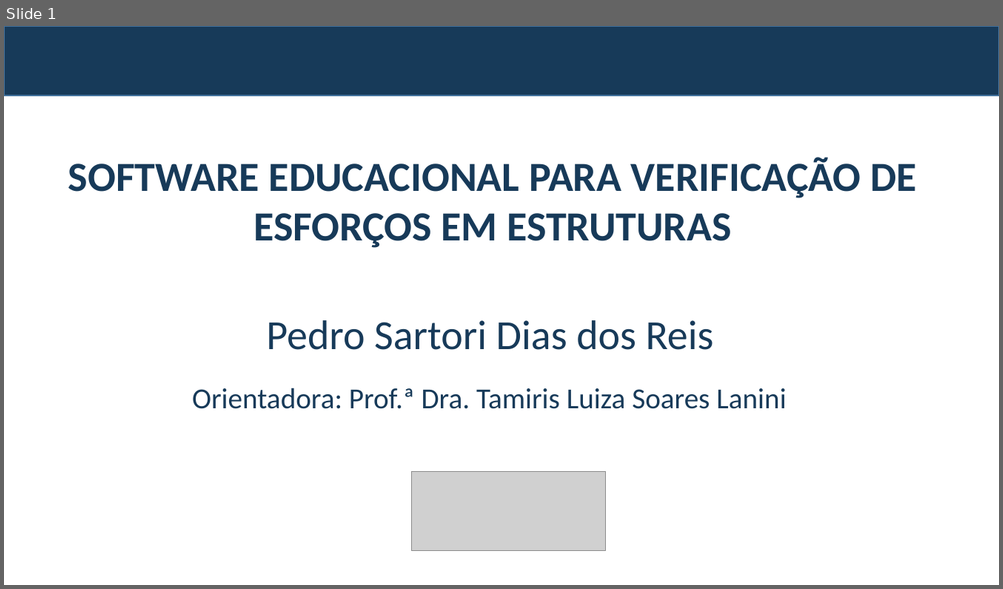
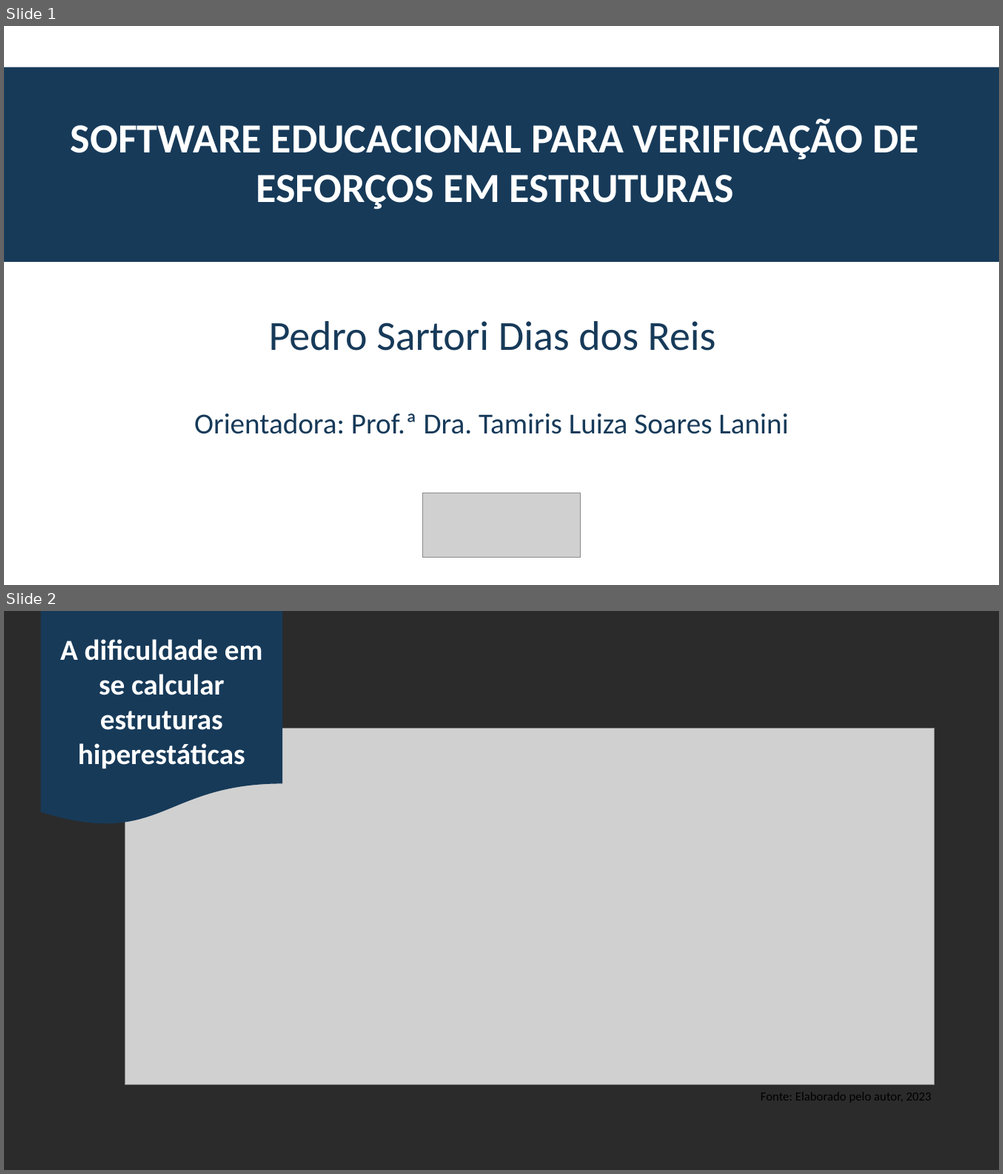
Before and after one commit to pedrosdr/TCC_Engenharia_Civil, a slide deck: apresentacao_tcc.pptx. Shown one above the other, each under a label of ours: slide 1 before the commit, slides 1 and 2 after it. The pictures are 1003x589 and 1003x1174 pixels, drawn with LibreOffice and Linux fonts; fonts in the diff are those of the drawing; grey boxes stand for pictures; background and template pictures are left out; a plain dark background stands for a picture behind light text. Boxes give left, top, right and bottom in pixels: in the first picture for what was removed or moved away, otherwise in the second. Text is boxed around its words. In the diff, an @@ line names an element or a change of style, - is before the commit and + after.

```diff
--- a/apresentacao_tcc.pptx
+++ b/apresentacao_tcc.pptx
@@ slide 2 added at (x1=4, y1=611, x2=999, y2=1170), background picture (left out) @@
@@ flow chart document added at (x1=40, y1=611, x2=282, y2=826), fill #173A59 @@
@@ text added at (x1=60, y1=639, x2=263, y2=769), 28 pt, text #FFFFFF, bold @@
+A dificuldade em se calcular estruturas hiperestáticas
@@ picture added at (x1=125, y1=728, x2=934, y2=1085) @@
@@ text added at (x1=760, y1=1093, x2=931, y2=1102), 12 pt, text #000000 @@
+Fonte: Elaborado pelo autor, 2023
@@ slide 1 changed as well @@
@@ rectangle removed at (x1=4, y1=26, x2=999, y2=96) @@
@@ rectangle added at (x1=4, y1=67, x2=999, y2=262), fill #173A59 @@
@@ text "SOFTWARE EDUCACIONAL PARA VERIFICAÇÃO DE ..." moved from (x1=68, y1=157, x2=916, y2=248) to (x1=71, y1=118, x2=919, y2=210) @@
@@ text "SOFTWARE EDUCACIONAL PARA VERIFICAÇÃO DE ..." at (x1=71, y1=118, x2=919, y2=210): text colour #173A59 to #FFFFFF @@
@@ text "Pedro Sartori Dias dos Reis" moved from (x1=266, y1=321, x2=714, y2=350) to (x1=269, y1=321, x2=716, y2=351) @@
@@ text "Orientadora: Prof.ª Dra. Tamiris Luiza ..." moved from (x1=192, y1=388, x2=785, y2=409) to (x1=194, y1=413, x2=788, y2=434) @@
@@ picture resized from (x1=412, y1=471, x2=606, y2=551) to (x1=423, y1=494, x2=580, y2=559) @@
```
Also in this commit, not shown: 1 other slide changed, 17 other slides added, 9 slides removed, 3 other files.
